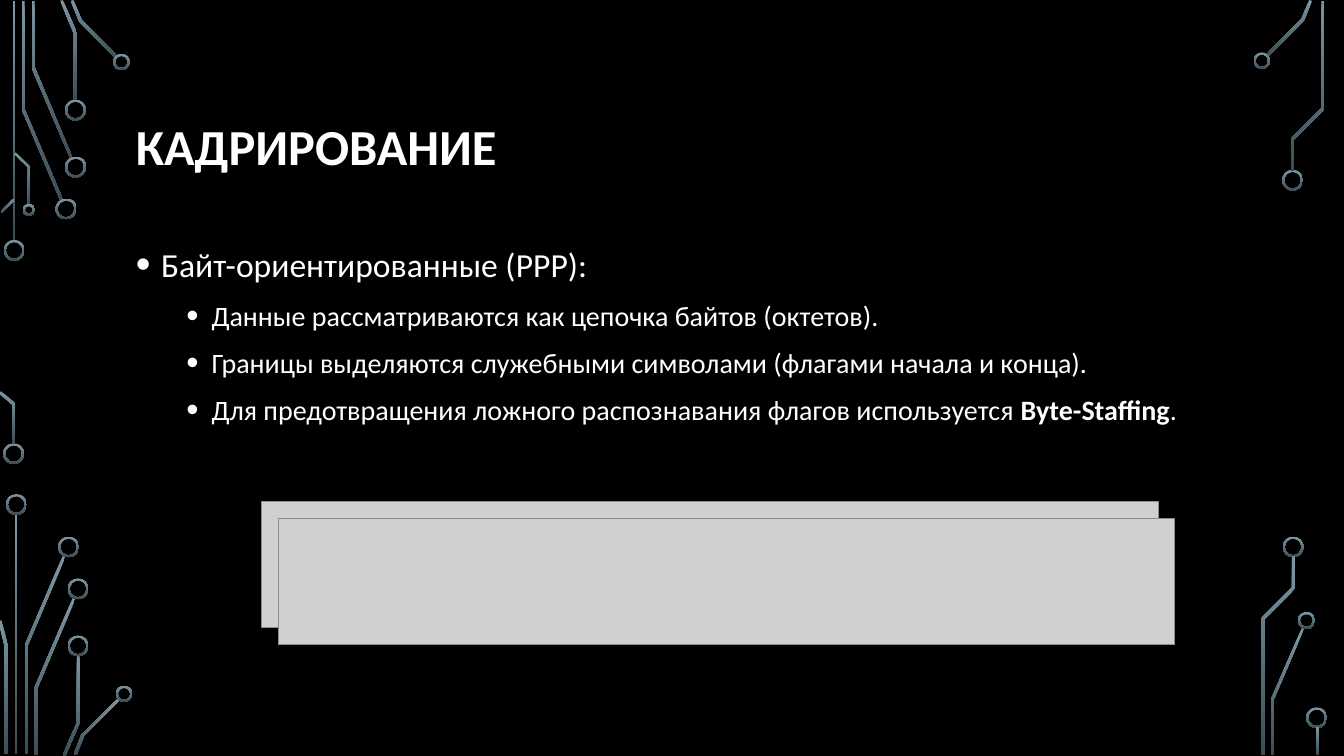
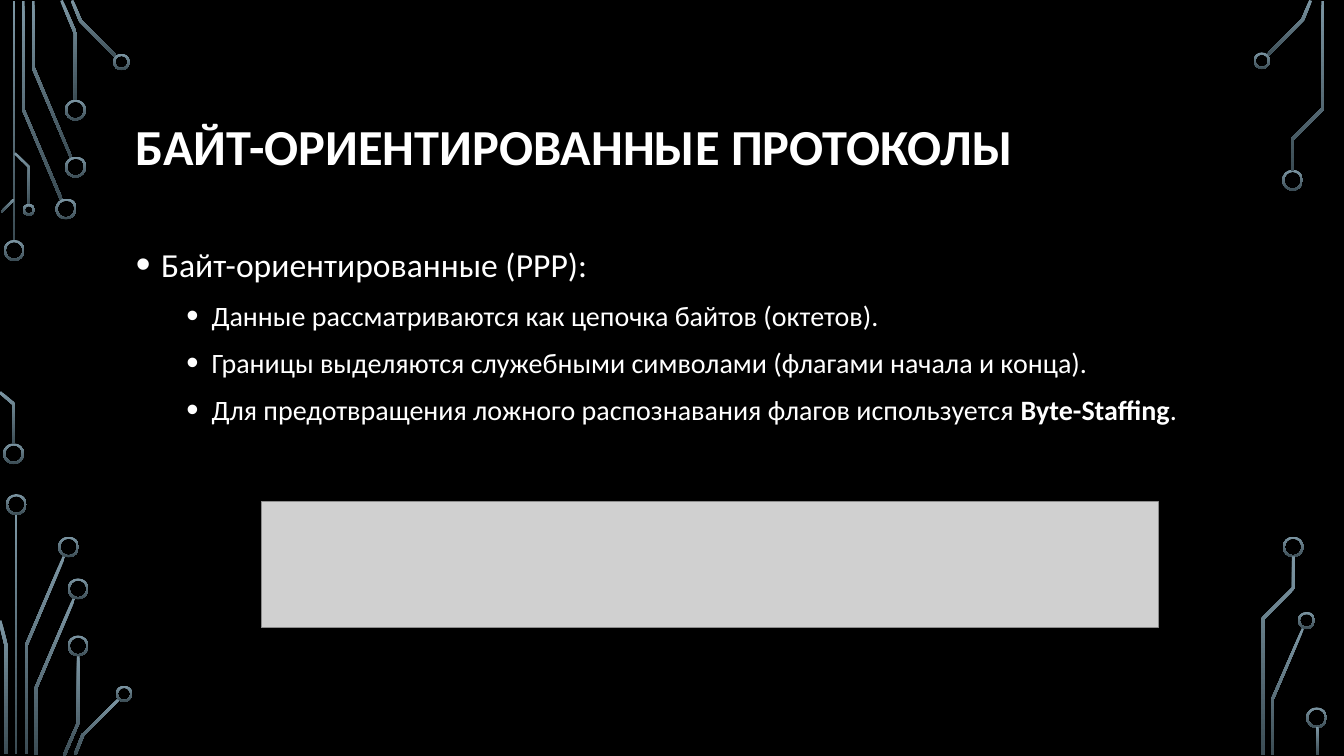
Before and after one commit to nhtgale/itn, a slide deck: slide 6 of 1.4 Direct Links/1.4 Direct Links.pptx (slide 5 before the commit). Drawn at 1344x756 pixels with LibreOffice and Linux fonts; fonts in the diff are those of the drawing; grey boxes stand for pictures; background and template pictures are left out. Boxes give left, top, right and bottom in pixels: in the first picture for what was removed or moved away, otherwise in the second. Text is boxed around its words. In the diff, an @@ line names an element or a change of style, - is before the commit and + after.

```diff
--- a/1.4 Direct Links/1.4 Direct Links.pptx
+++ b/1.4 Direct Links/1.4 Direct Links.pptx
@@ title at <box>136,124,1012,166</box>: text changed @@
-КАДРИРОВАНИЕ
+БАЙТ-ОРИЕНТИРОВАННЫЕ ПРОТОКОЛЫ
@@ picture removed at <box>278,519,1176,645</box> @@
```
Also in this commit, not shown: 3 other slides changed, 5 slides added, 11 other files.
